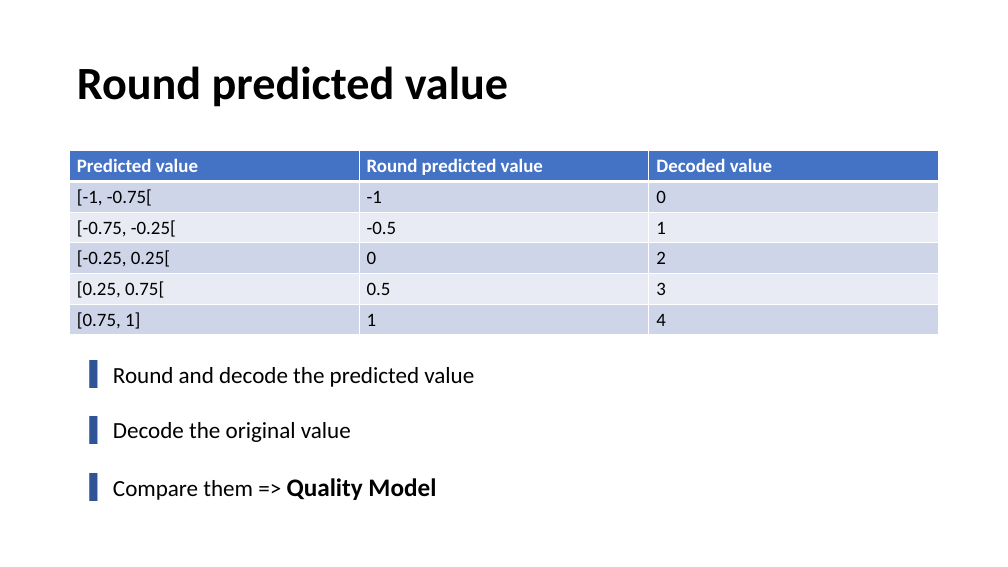
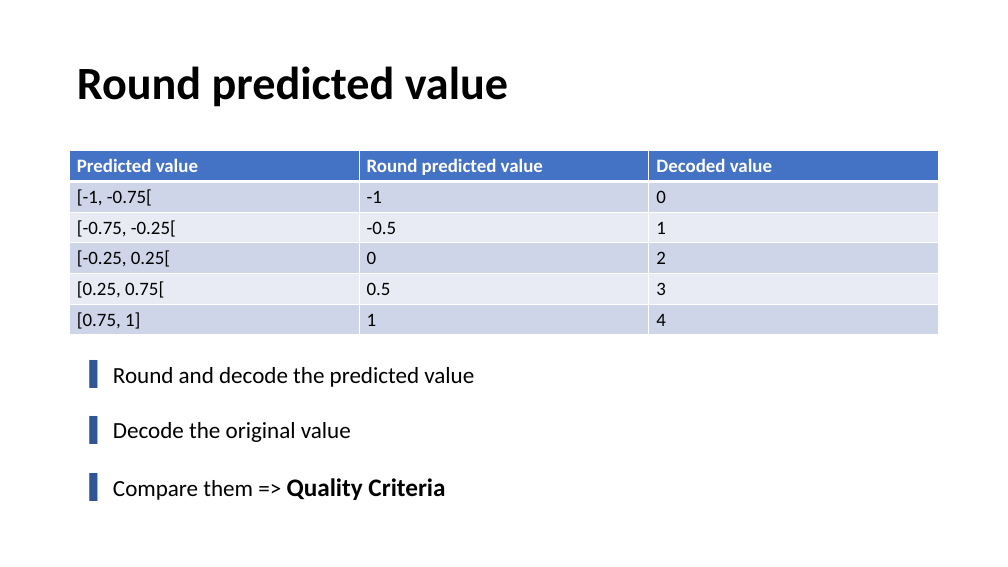
Before and after one commit to Khaledjallouli/project, a slide deck: slide 4 of Daily/sprint8/Sprint8_Review.pptx. Drawn at 1008x567 pixels with LibreOffice and Linux fonts; fonts in the diff are those of the drawing; background and template pictures are left out. Boxes give left, top, right and bottom in pixels: in the first picture for what was removed or moved away, otherwise in the second. Text is boxed around its words. In the diff, an @@ line names an element or a change of style, - is before the commit and + after.

```diff
--- a/Daily/sprint8/Sprint8_Review.pptx
+++ b/Daily/sprint8/Sprint8_Review.pptx
@@ text at <box>113,478,445,500</box>: text changed; size 22 to 24 pt; bold on @@
-▌ Compare them => Quality Model
+▌ Compare them => Quality Criteria
```
Also in this commit, not shown: 4 other slides changed.
